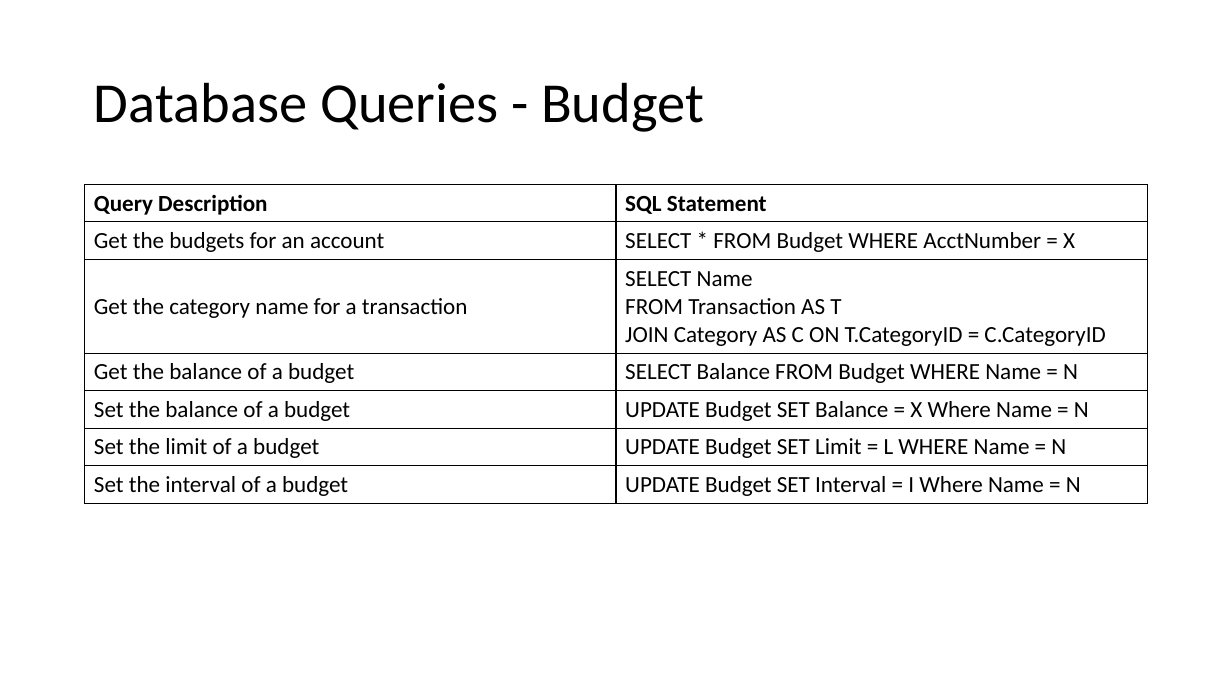
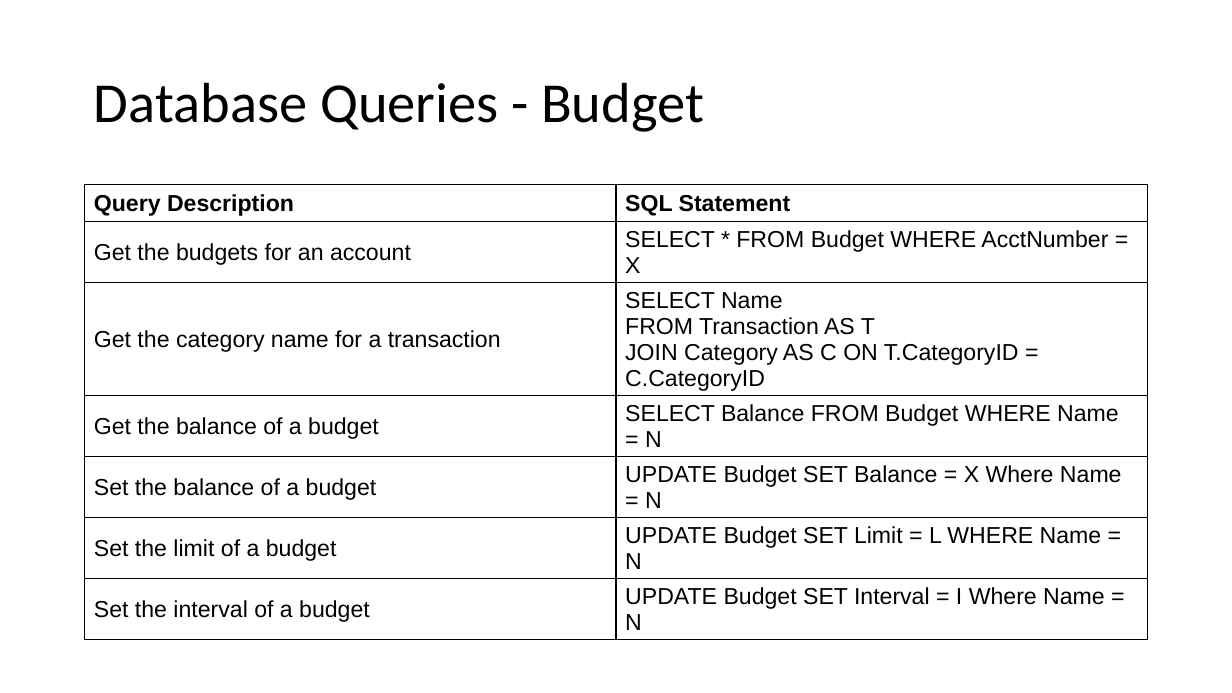
Before and after one commit to jackgoza/databasesProject, a slide deck: slide 13 of cs470_final_project.pptx (slide 7 before the commit). Drawn at 1232x693 pixels with LibreOffice and Linux fonts; fonts in the diff are those of the drawing. Boxes give left, top, right and bottom in pixels: in the first picture for what was removed or moved away, otherwise in the second. Text is boxed around its words. In the diff, an @@ line names an element or a change of style, - is before the commit and + after.

```diff
--- a/cs470_final_project.pptx
+++ b/cs470_final_project.pptx
@@ table at [85, 185, 1148, 634] @@
@@ font Calibri to Arial @@
```
Also in this commit, not shown: 7 other slides changed, 8 slides added, 2 slides removed.
